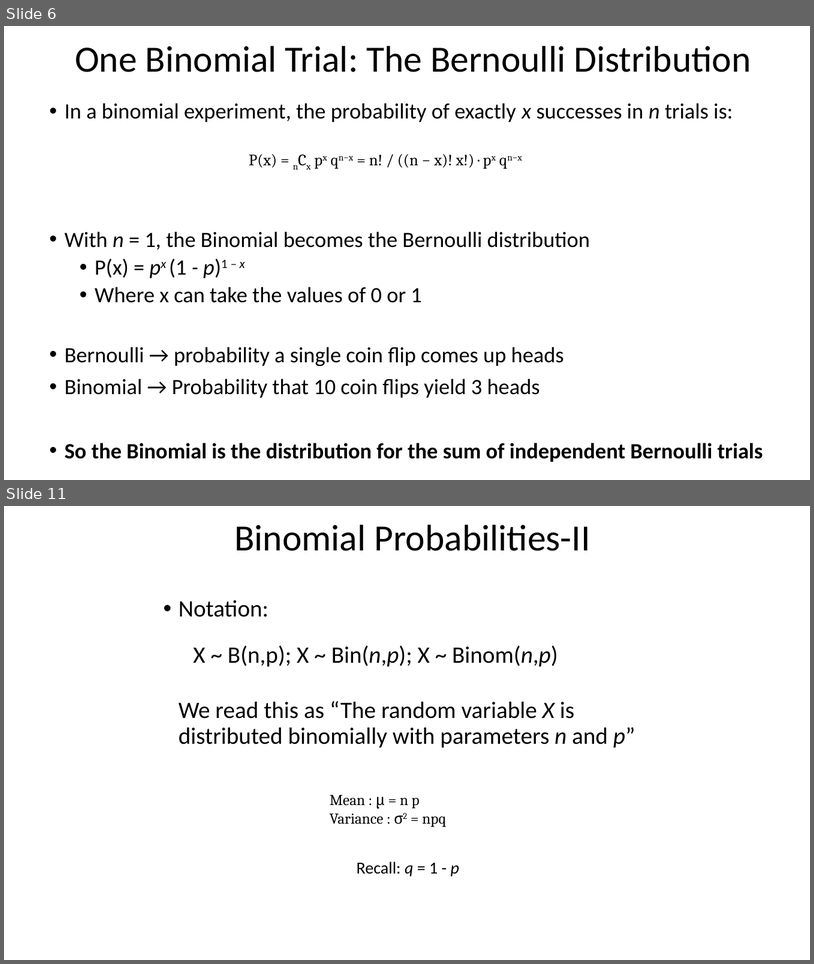
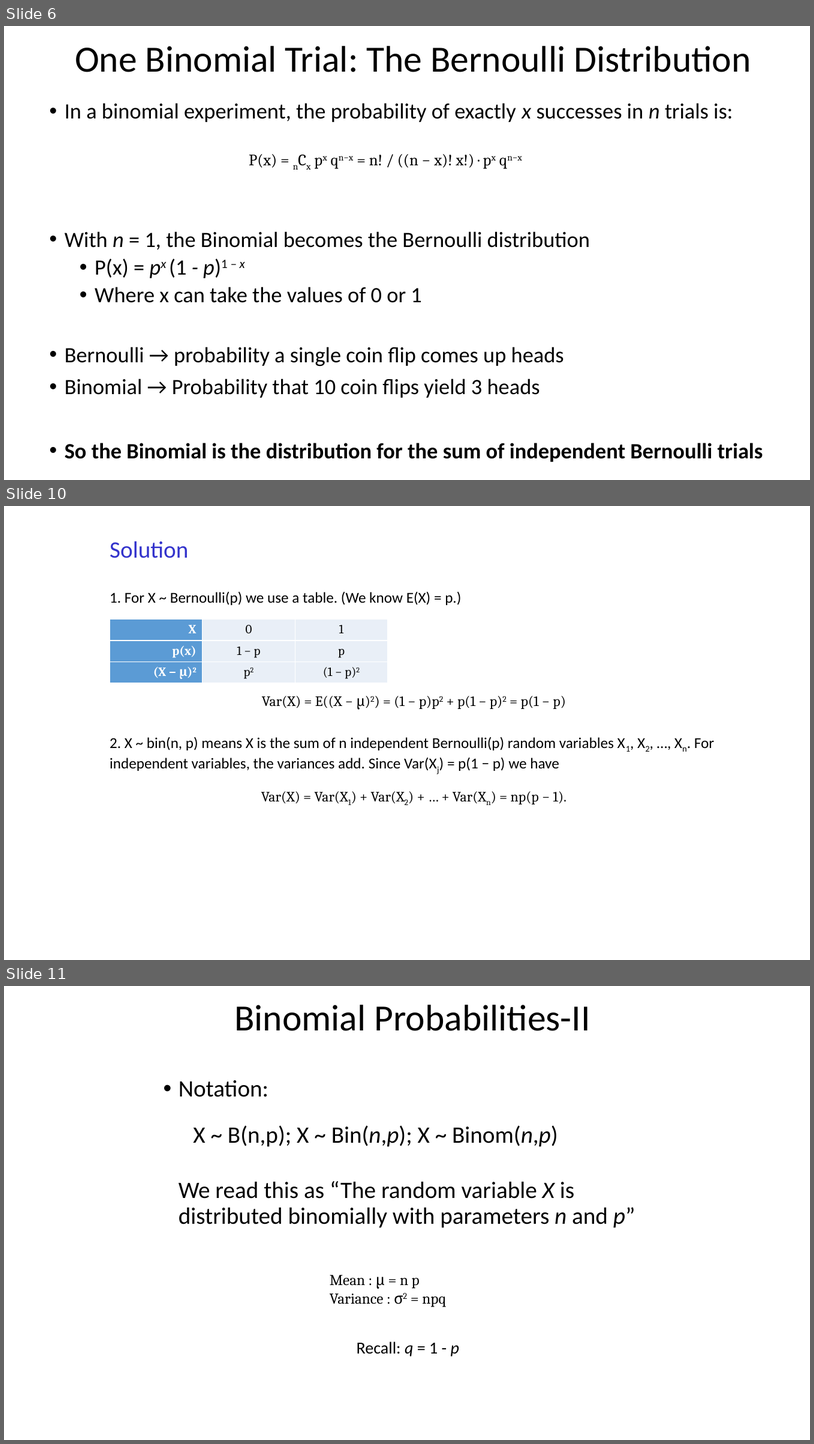
Before and after one commit to taaltree/FW536, a slide deck: Day1_Probability/FW536_Day1_Afternoon Distributions I_accessible.pptx. Shown one above the other, each under a label of ours: slides 6 and 11 before the commit, slides 6, 10 and 11 after it; the slides between them are not shown. The pictures are 814x964 and 814x1444 pixels, drawn with LibreOffice and Linux fonts; fonts in the diff are those of the drawing. Boxes give left, top, right and bottom in pixels: in the first picture for what was removed or moved away, otherwise in the second. Text is boxed around its words. In the diff, an @@ line names an element or a change of style, - is before the commit and + after.

```diff
--- a/Day1_Probability/FW536_Day1_Afternoon Distributions I_accessible.pptx
+++ b/Day1_Probability/FW536_Day1_Afternoon Distributions I_accessible.pptx
@@ slide 10 added at (x1=4, y1=506, x2=810, y2=960), background #FFFFFF @@
@@ text added at (x1=110, y1=541, x2=188, y2=558), 28 pt, text #3333CC @@
+Solution
@@ text added at (x1=110, y1=591, x2=461, y2=605), 18 pt, text #000000 @@
+1. For X ~ Bernoulli(p) we use a table. (We know E(X) = p.)
@@ table added at (x1=110, y1=619, x2=387, y2=682), 3 rows, 3 columns @@
+X | 0 | 1
+p(x) | 1 − p | p
+(X − μ)2 | p2 | (1 − p)2
@@ text added at (x1=262, y1=696, x2=566, y2=709), 17 pt, text #000000 @@
+Var(X) = E((X − μ)2) = (1 − p)p2 + p(1 − p)2 = p(1 − p)
@@ text added at (x1=110, y1=736, x2=714, y2=771), 18 pt, text #000000 @@
+2. X ~ bin(n, p) means X is the sum of n independent Bernoulli(p) random variables X1, X2, …, Xn. For independent variables, the variances add. Since Var(Xj) = p(1 − p) we have
@@ text added at (x1=261, y1=791, x2=567, y2=804), 17 pt, text #000000 @@
+Var(X) = Var(X1) + Var(X2) + … + Var(Xn) = np(p − 1).
```
Also in this commit, not shown: 2 slides changed, 2 other slides added, 3 slides removed, 1 other file.
